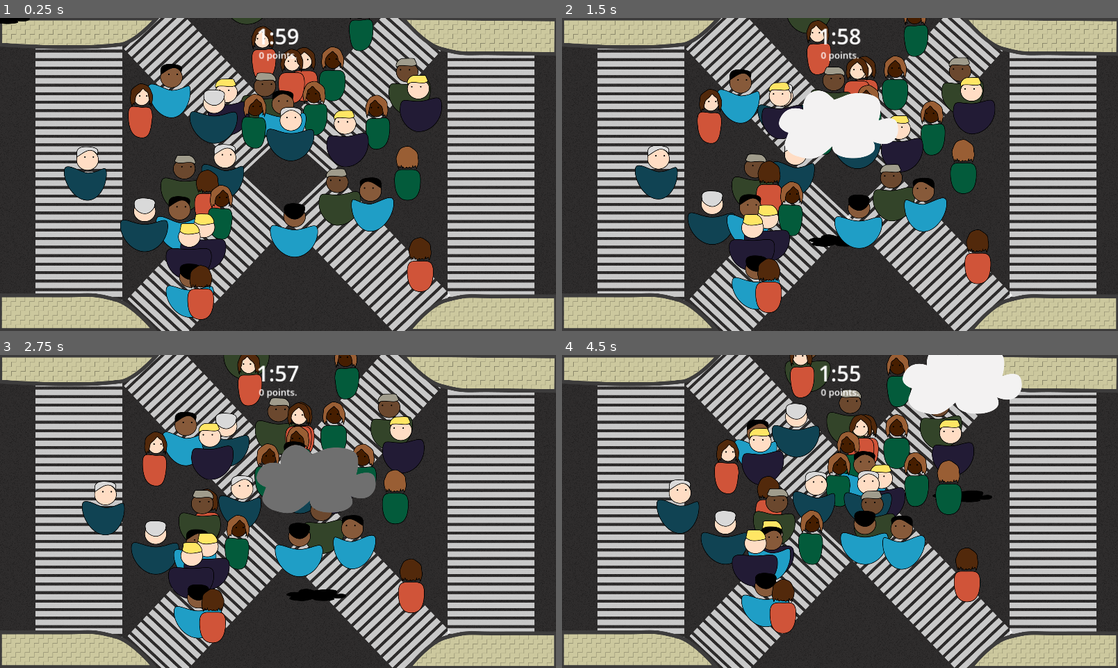
Above: before the commit, frames 1-4 (two rows, left to right).
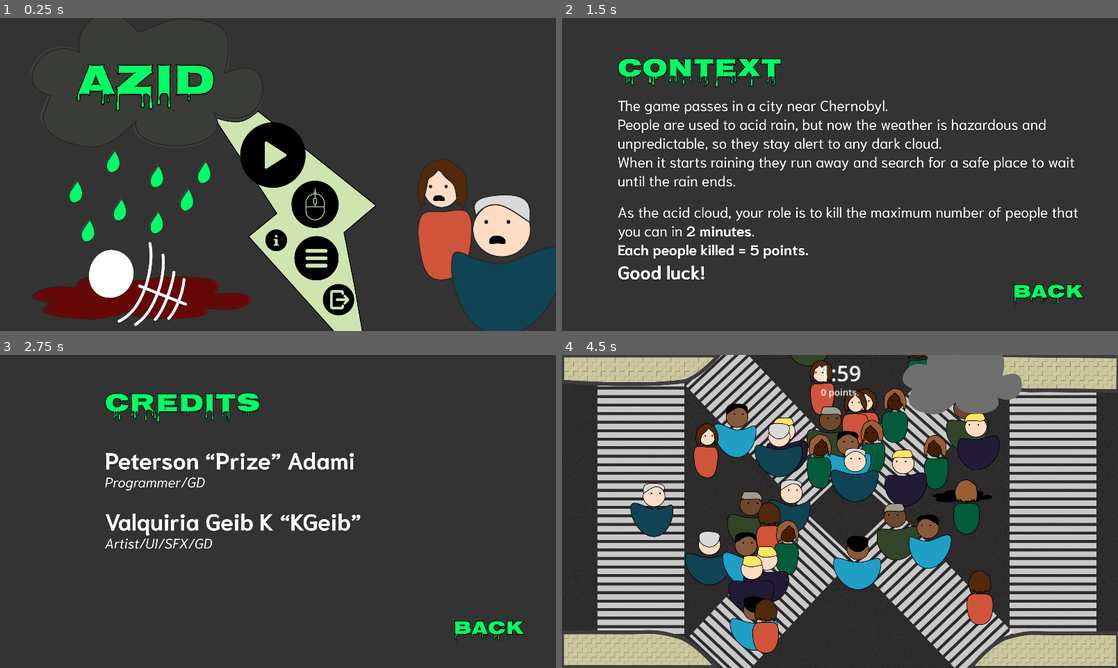
Above: after the commit, the same moments.

Repository: wetrustinprize/trijam-268
Game: Godot game, scene res://scenes/main_menu.tscn
Same seed, same stepped clock (60 frames per second), same inputs: the game is played once before the commit and once after it. Before the commit the project starts from res://scenes/game.tscn. Sound files missing from this copy of the repository are replaced by a short silence.
Inputs (mouse positions are in pixels of both pictures, inside the frame that each line leads up to):
- Up to frame 1 (0.25 s): no input
- Up to frame 2 (1.5 s): click (878, 205) at 0.52 s; click (840, 240) at 1.27 s
- Up to frame 3 (2.75 s): click (316, 596) at 2.02 s
- Up to frame 4 (4.5 s): click (1051, 630) at 2.77 s; click (834, 492) at 3.52 s; move the mouse to (962, 495) at 4.27 s; click (962, 495) at 4.42 s

The runs differ from the first frame. In frame 1, 65% of the frame differs, in the area x 0-100%, y 0-100%; in frame 2, 56%; in frame 3, 55%; in frame 4, 30%.

Commit message:
feat: main menu

Diff:
--- a/project.godot
+++ b/project.godot
@@ -11,7 +11,7 @@
 [application]
 
 config/name="trijam-268"
-run/main_scene="res://scenes/game.tscn"
+run/main_scene="res://scenes/main_menu.tscn"
 config/features=PackedStringArray("4.2", "Forward Plus")
 config/icon="res://icon.svg"
 
--- /dev/null
+++ b/scenes/main_menu.gd
@@ -0,0 +1,36 @@
+extends Control
+
+@onready var credits_page: Sprite2D = get_node("CreditsPage")
+@onready var context_page: Sprite2D = get_node("ContextPage")
+@onready var controls_page: Sprite2D = get_node("ControlsPage")
+
+func _ready():
+	credits_page.visible = false
+	context_page.visible = false
+	controls_page.visible = false
+
+func _on_quit_button_pressed():
+	get_tree().quit()
+
+func _on_play_button_pressed():
+	get_tree().change_scene_to_file("res://scenes/game.tscn")
+
+func _on_credits_button_pressed():
+	credits_page.visible = true
+	context_page.visible = false
+	controls_page.visible = false
+
+func _on_info_button_pressed():
+	credits_page.visible = false
+	context_page.visible = true
+	controls_page.visible = false
+
+func _on_controls_button_pressed():
+	credits_page.visible = false
+	context_page.visible = false
+	controls_page.visible = true
+
+func _on_return_button_pressed():
+	credits_page.visible = false
+	context_page.visible = false
+	controls_page.visible = false
--- /dev/null
+++ b/scenes/main_menu.tscn
@@ -0,0 +1,120 @@
+[gd_scene load_steps=11 format=3 uid="uid://btt2xswq61b38"]
+
+[ext_resource type="Texture2D" uid="uid://dpdmqpisqcoha" path="res://sprites/ui/main_menu_background.png" id="1_dvdkq"]
+[ext_resource type="Script" path="res://scenes/main_menu.gd" id="1_kixet"]
+[ext_resource type="Texture2D" uid="uid://cqb50qwod6yev" path="res://sprites/ui/button_play.png" id="2_cuict"]
+[ext_resource type="Texture2D" uid="uid://dff1runec48m7" path="res://sprites/ui/button_mouse.png" id="3_nu5lu"]
+[ext_resource type="Texture2D" uid="uid://6np17d02a2p8" path="res://sprites/ui/button_info.png" id="4_raef6"]
+[ext_resource type="Texture2D" uid="uid://d0el6dhc5mulb" path="res://sprites/ui/button_credits.png" id="5_cwoea"]
+[ext_resource type="Texture2D" uid="uid://mhutby4u10vt" path="res://sprites/ui/button_quit.png" id="6_aas44"]
+[ext_resource type="Texture2D" uid="uid://nmarotsglcob" path="res://sprites/ui/controls_background.png" id="7_rhw1d"]
+[ext_resource type="Texture2D" uid="uid://cbafw0kr2job1" path="res://sprites/ui/context_background.png" id="8_peqsu"]
+[ext_resource type="Texture2D" uid="uid://tir2vf5lyfwn" path="res://sprites/ui/credits_background.png" id="9_afst3"]
+
+[node name="MainMenu" type="Control"]
+layout_mode = 3
+anchors_preset = 15
+anchor_right = 1.0
+anchor_bottom = 1.0
+grow_horizontal = 2
+grow_vertical = 2
+script = ExtResource("1_kixet")
+
+[node name="Background" type="Sprite2D" parent="."]
+texture = ExtResource("1_dvdkq")
+centered = false
+
+[node name="PlayButton" type="Button" parent="."]
+layout_mode = 0
+offset_left = 825.0
+offset_top = 356.0
+offset_right = 1060.0
+offset_bottom = 590.0
+icon = ExtResource("2_cuict")
+flat = true
+icon_alignment = 1
+
+[node name="ControlsButton" type="Button" parent="."]
+layout_mode = 0
+offset_left = 998.0
+offset_top = 553.0
+offset_right = 1178.0
+offset_bottom = 733.0
+icon = ExtResource("3_nu5lu")
+flat = true
+icon_alignment = 1
+
+[node name="InfoButton" type="Button" parent="."]
+layout_mode = 0
+offset_left = 912.0
+offset_top = 725.0
+offset_right = 996.0
+offset_bottom = 809.0
+icon = ExtResource("4_raef6")
+flat = true
+icon_alignment = 1
+
+[node name="CreditsButton" type="Button" parent="."]
+layout_mode = 0
+offset_left = 1012.0
+offset_top = 748.0
+offset_right = 1174.0
+offset_bottom = 910.0
+icon = ExtResource("5_cwoea")
+flat = true
+icon_alignment = 1
+
+[node name="QuitButton" type="Button" parent="."]
+layout_mode = 0
+offset_left = 1098.0
+offset_top = 913.0
+offset_right = 1240.0
+offset_bottom = 1031.0
+icon = ExtResource("6_aas44")
+flat = true
+icon_alignment = 1
+
+[node name="ControlsPage" type="Sprite2D" parent="."]
+visible = false
+texture = ExtResource("7_rhw1d")
+centered = false
+
+[node name="ReturnButton" type="Button" parent="ControlsPage"]
+offset_left = 1520.0
+offset_top = 896.0
+offset_right = 1814.0
+offset_bottom = 999.0
+flat = true
+
+[node name="ContextPage" type="Sprite2D" parent="."]
+visible = false
+texture = ExtResource("8_peqsu")
+centered = false
+
+[node name="ReturnButton" type="Button" parent="ContextPage"]
+offset_left = 1535.0
+offset_top = 900.0
+offset_right = 1829.0
+offset_bottom = 1003.0
+flat = true
+
+[node name="CreditsPage" type="Sprite2D" parent="."]
+visible = false
+texture = ExtResource("9_afst3")
+centered = false
+
+[node name="ReturnButton" type="Button" parent="CreditsPage"]
+offset_left = 1535.0
+offset_top = 900.0
+offset_right = 1829.0
+offset_bottom = 1003.0
+flat = true
+
+[connection signal="pressed" from="PlayButton" to="." method="_on_play_button_pressed"]
+[connection signal="pressed" from="ControlsButton" to="." method="_on_controls_button_pressed"]
+[connection signal="pressed" from="InfoButton" to="." method="_on_info_button_pressed"]
+[connection signal="pressed" from="CreditsButton" to="." method="_on_credits_button_pressed"]
+[connection signal="pressed" from="QuitButton" to="." method="_on_quit_button_pressed"]
+[connection signal="pressed" from="ControlsPage/ReturnButton" to="." method="_on_return_button_pressed"]
+[connection signal="pressed" from="ContextPage/ReturnButton" to="." method="_on_return_button_pressed"]
+[connection signal="pressed" from="CreditsPage/ReturnButton" to="." method="_on_return_button_pressed"]
Binary file added: sprites/ui/button_credits.png
Not shown, added: sprites/ui/button_credits.png.import
Binary file added: sprites/ui/button_info.png
Not shown, added: sprites/ui/button_info.png.import
Binary file added: sprites/ui/button_mouse.png
Not shown, added: sprites/ui/button_mouse.png.import
Binary file added: sprites/ui/button_play.png
Not shown, added: sprites/ui/button_play.png.import
Binary file added: sprites/ui/button_quit.png
Not shown, added: sprites/ui/button_quit.png.import
Binary file added: sprites/ui/context_background.png
Not shown, added: sprites/ui/context_background.png.import
(and 6 more such lines)
